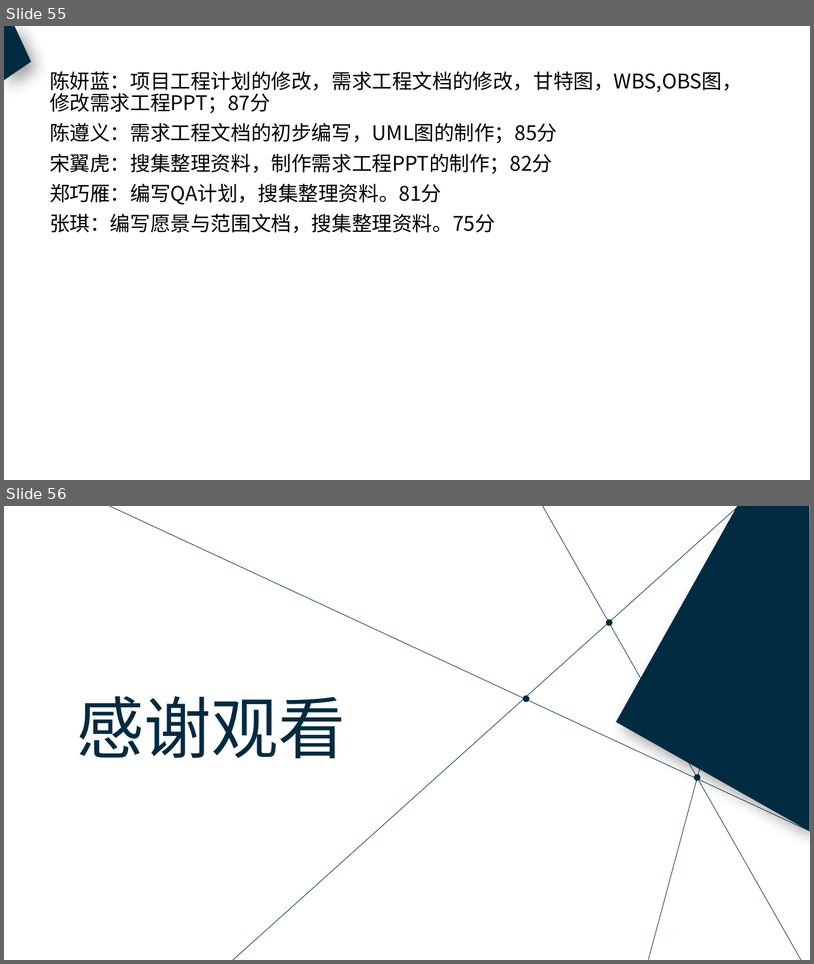
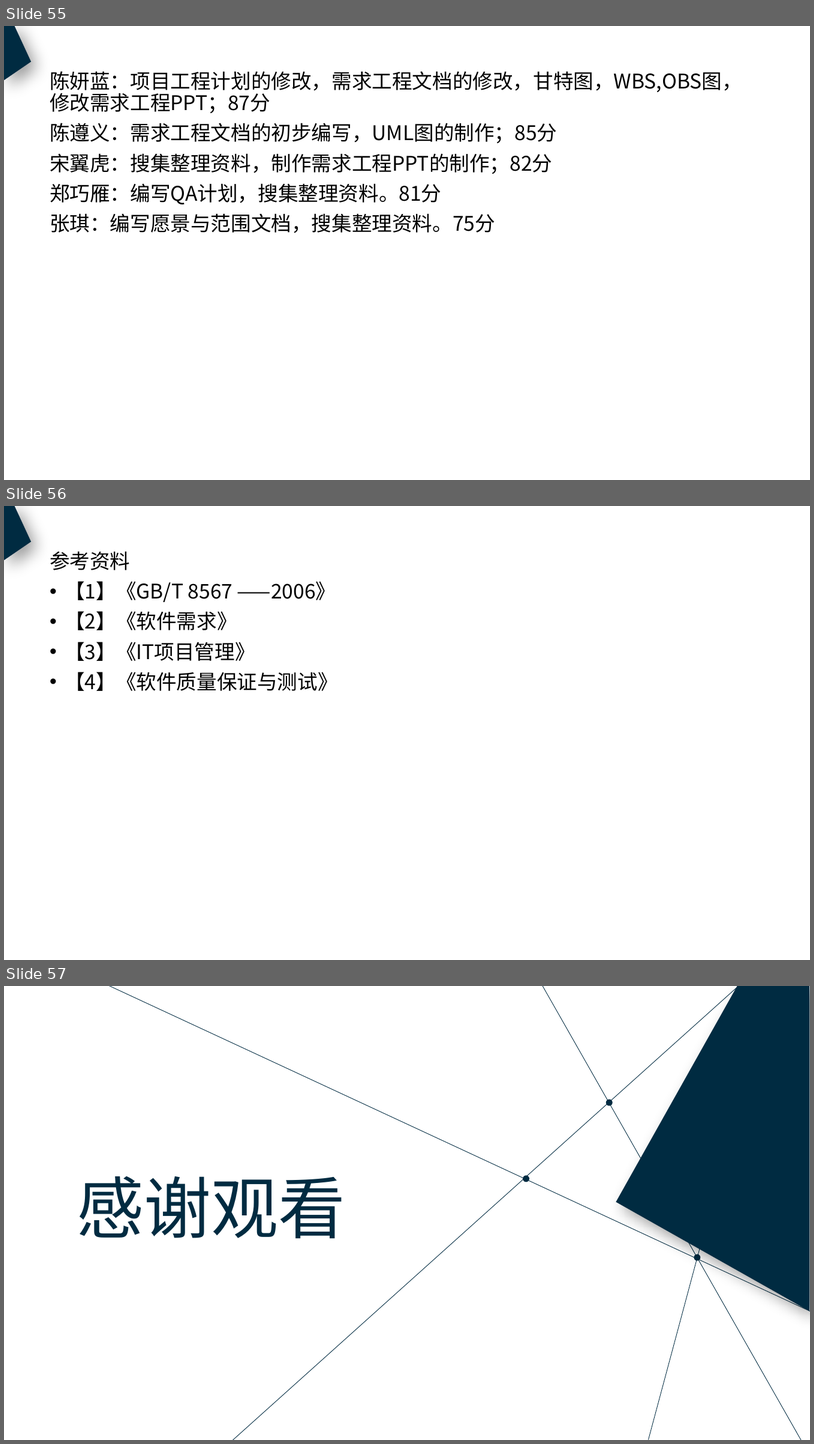
Before and after one commit to PRD2018-G18/PRD2018, a slide deck: 非受控文档/过程文档/需求工程计划/需求工程计划.pptx. Shown one above the other, each under a label of ours: slides 55 and 56 before the commit, slides 55, 56 and 57 after it. The pictures are 814x964 and 814x1444 pixels, drawn with LibreOffice and Linux fonts; fonts in the diff are those of the drawing. Boxes give left, top, right and bottom in pixels: in the first picture for what was removed or moved away, otherwise in the second. Text is boxed around its words. In the diff, an @@ line names an element or a change of style, - is before the commit and + after.

```diff
--- a/非受控文档/过程文档/需求工程计划/需求工程计划.pptx
+++ b/非受控文档/过程文档/需求工程计划/需求工程计划.pptx
@@ slide 56 added at <box>4,506,810,960</box>, background #FFFFFF @@
@@ freeform shape added at <box>4,506,31,561</box>, fill #002B41 @@
@@ text added at <box>50,551,338,691</box>, 24 pt, text #000000 @@
+参考资料
+• 【1】《GB/T 8567 ——2006》
+• 【2】《软件需求》
+• 【3】《IT项目管理》
+• 【4】《软件质量保证与测试》
@@ what was slide 56 is now slide 57 @@
```
Also in this commit, not shown: 5 slides changed, 6 other files.
